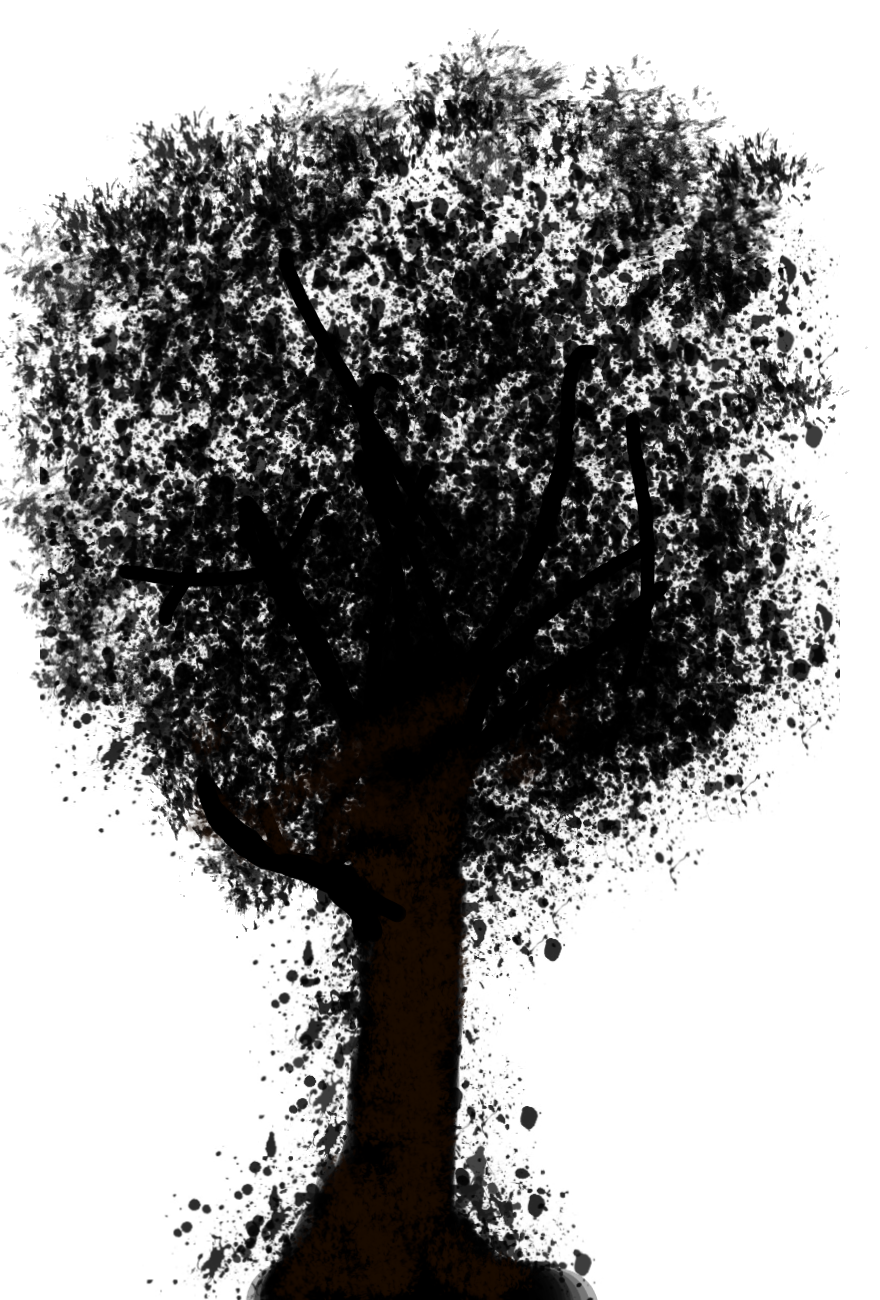
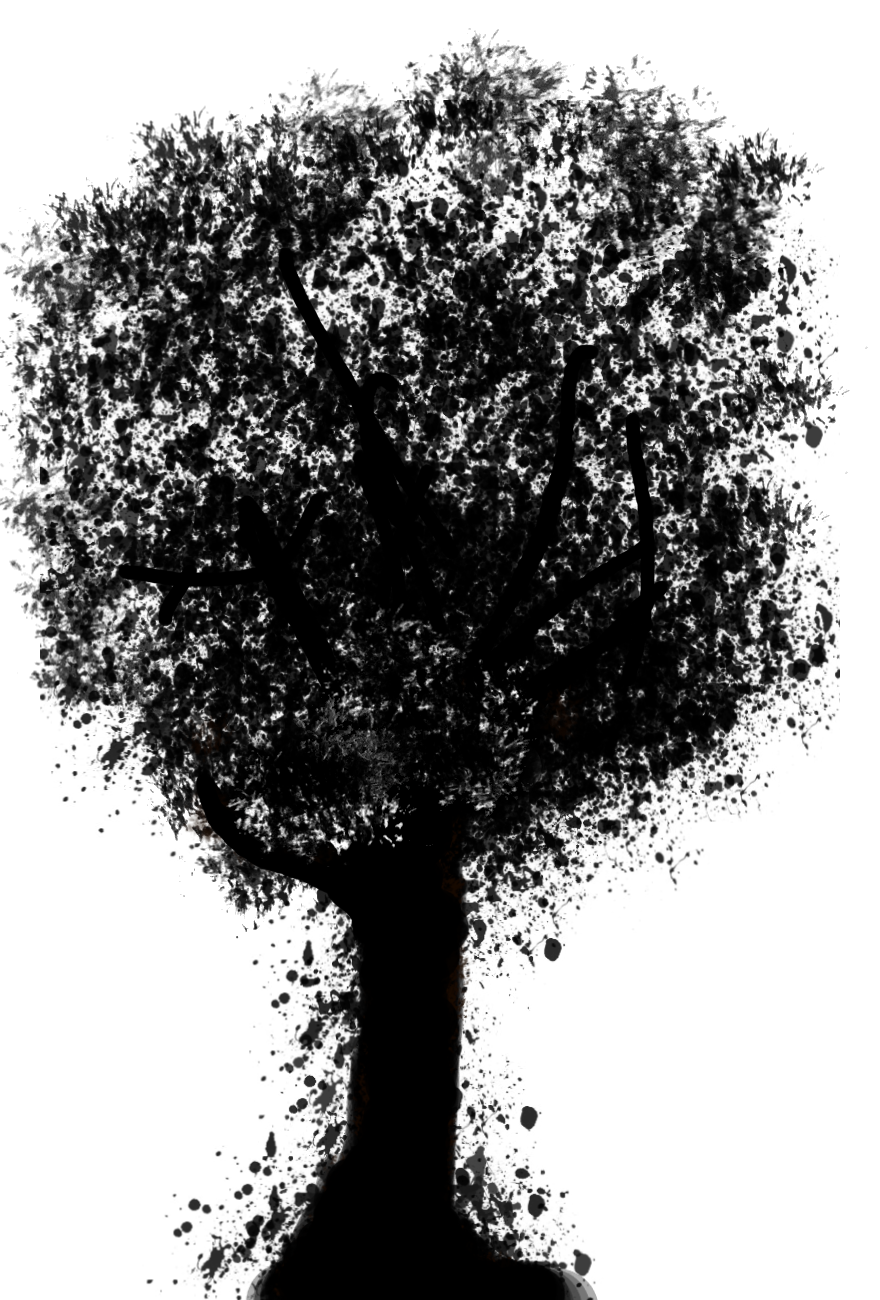
Before/after of a 880 x 1300 layered artwork. What changed in the layer stack:
painted on "Warstwa" over left=194, top=584, right=589, bottom=1300
